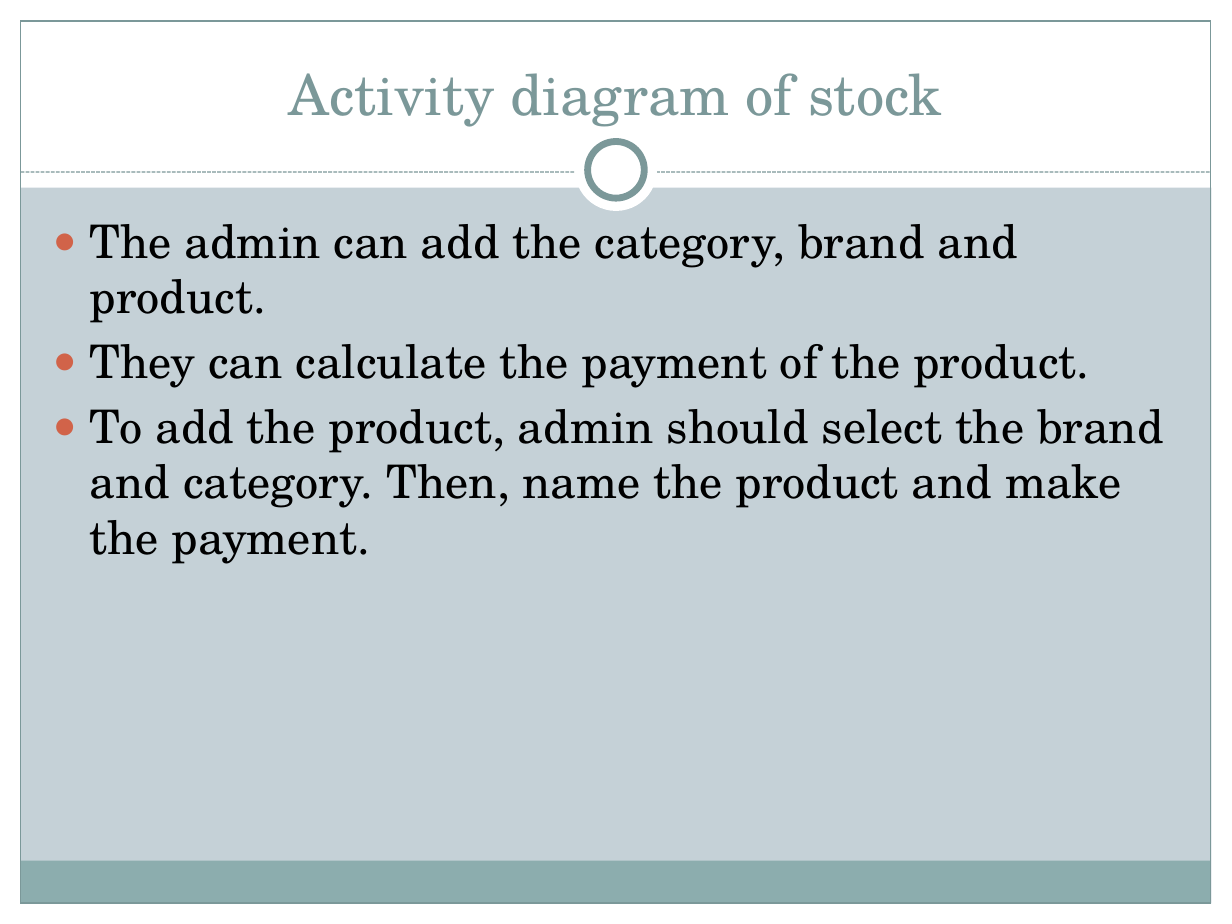
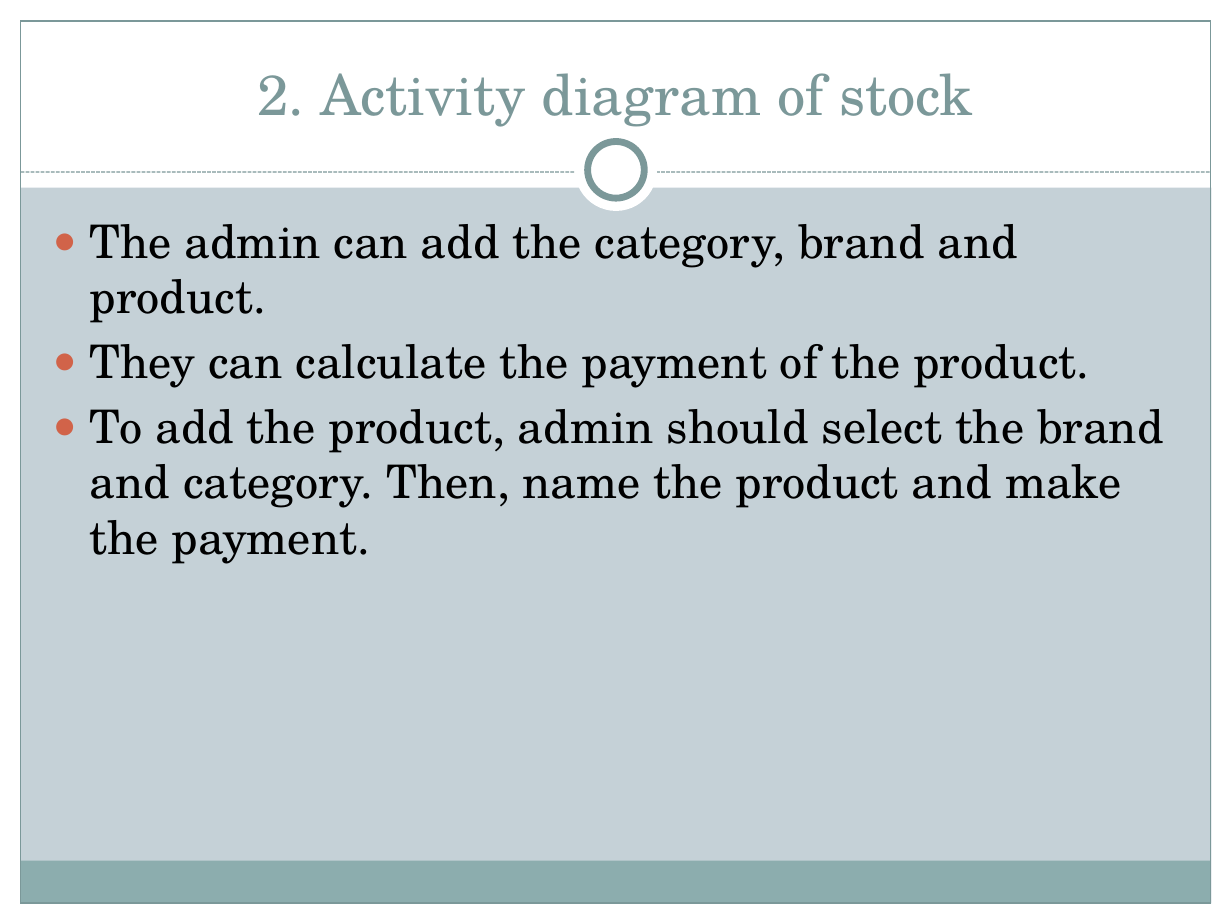
Before and after one commit to mandiratamang/SMS, a slide deck: slide 37 of implementation/pp of sms.pptx. Drawn at 1232x924 pixels with LibreOffice and Linux fonts; fonts in the diff are those of the drawing. Boxes give left, top, right and bottom in pixels: in the first picture for what was removed or moved away, otherwise in the second. Text is boxed around its words. In the diff, an @@ line names an element or a change of style, - is before the commit and + after.

```diff
--- a/implementation/pp of sms.pptx
+++ b/implementation/pp of sms.pptx
@@ title at (257,73,974,127): text changed @@
-Activity diagram of stock
+2. Activity diagram of stock
```
Also in this commit, not shown: 17 other slides changed, 12 slides added, 12 slides removed, 8 other files.
